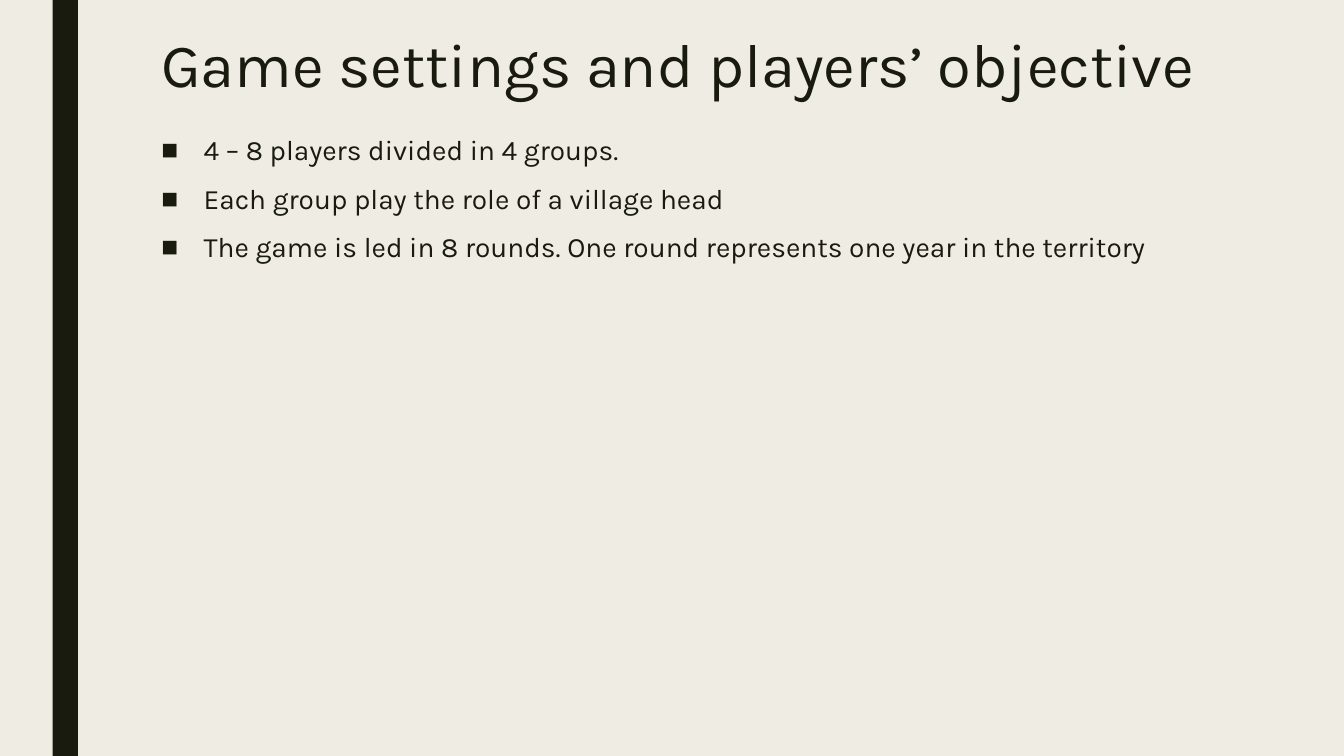
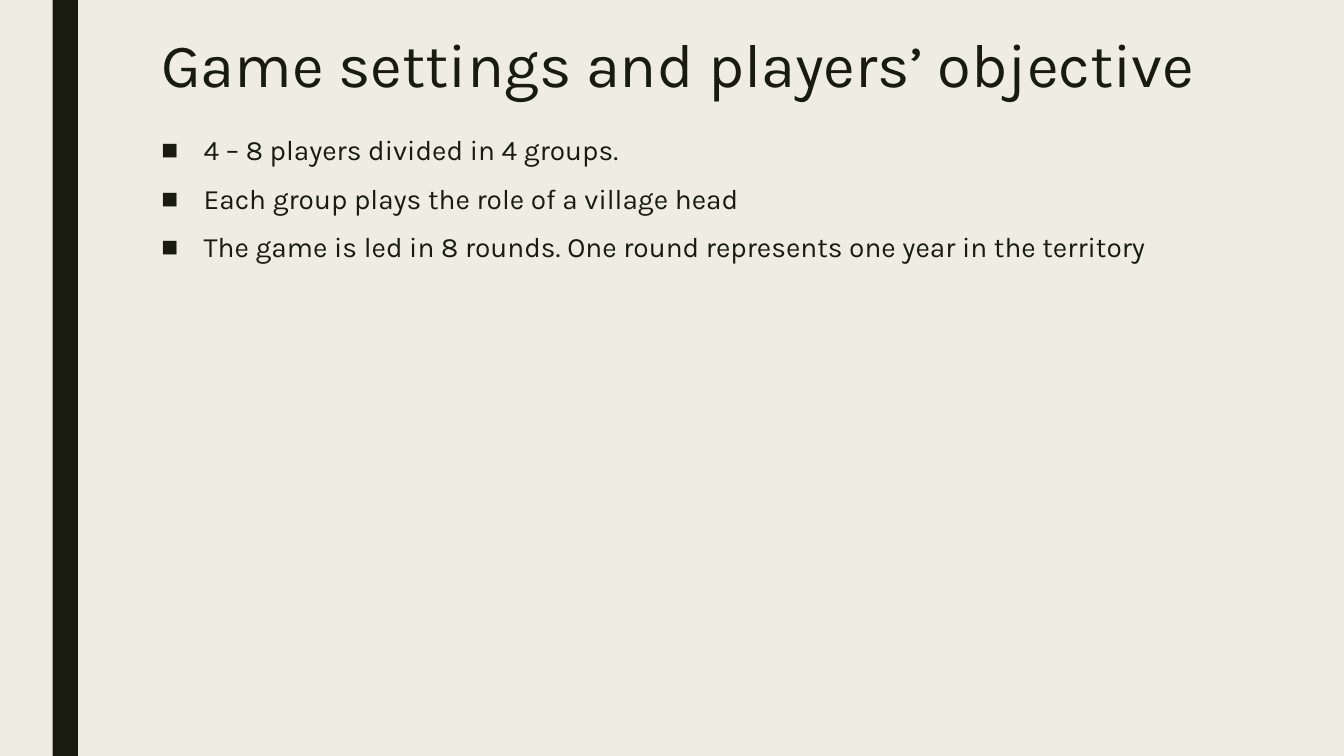
Before and after one commit to ACROSS-Lab/BacHungHai-Waste, a slide deck: slide 3 of Various materials/Ecogame.pptx. Drawn at 1344x756 pixels with LibreOffice and Linux fonts; fonts in the diff are those of the drawing. Boxes give left, top, right and bottom in pixels: in the first picture for what was removed or moved away, otherwise in the second. Text is boxed around its words. In the diff, an @@ line names an element or a change of style, - is before the commit and + after.

```diff
--- a/Various materials/Ecogame.pptx
+++ b/Various materials/Ecogame.pptx
@@ text at box(204, 189, 738, 216): text changed @@
-■ Each group play the role of a village head
+■ Each group plays the role of a village head
```
Also in this commit, not shown: 2 other files.
